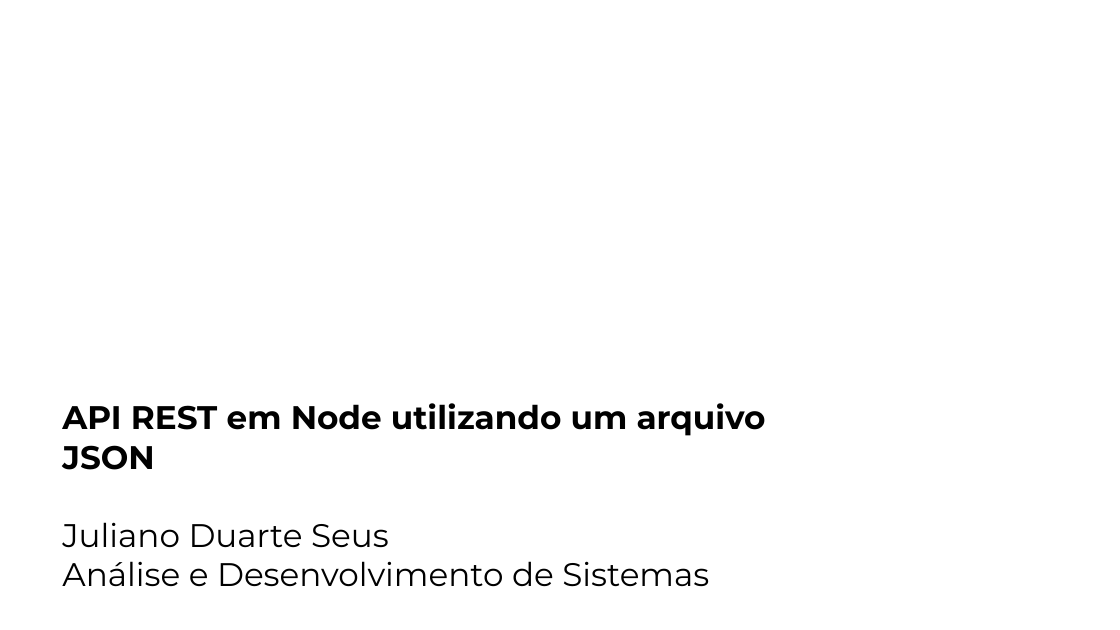
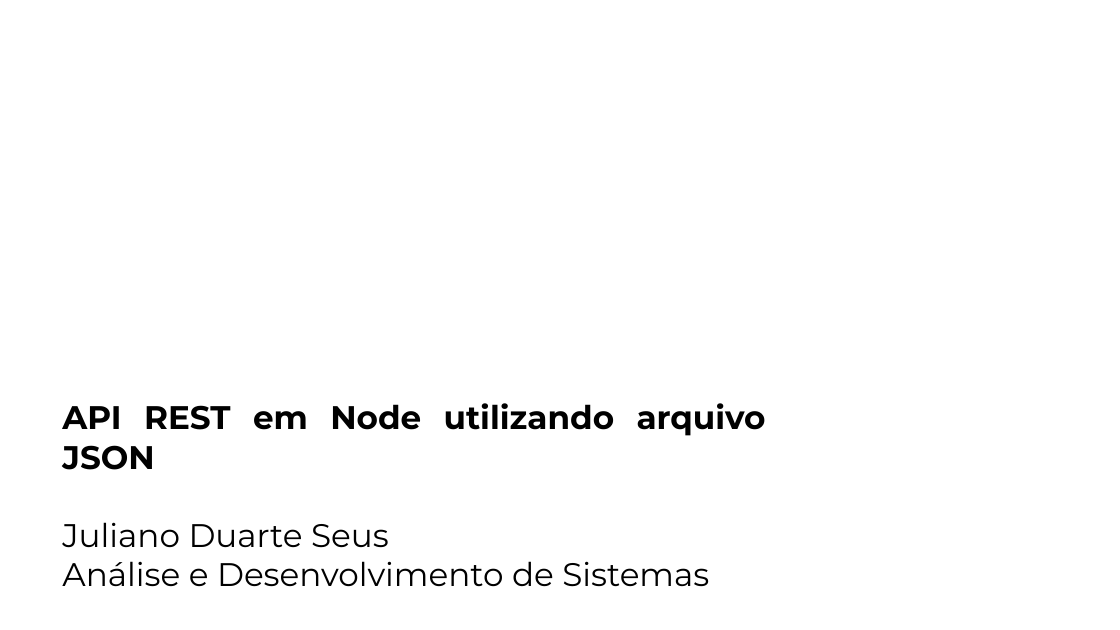
Before and after one commit to JdSeus/UCPEL_PI8, a slide deck: slide 1 of apresentacao.pptx. Drawn at 1120x630 pixels with LibreOffice and Linux fonts; fonts in the diff are those of the drawing; background and template pictures are left out. Boxes give left, top, right and bottom in pixels: in the first picture for what was removed or moved away, otherwise in the second. Text is boxed around its words. In the diff, an @@ line names an element or a change of style, - is before the commit and + after.

```diff
--- a/apresentacao.pptx
+++ b/apresentacao.pptx
@@ text at (x1=62, y1=403, x2=766, y2=470): text changed @@
-API REST em Node utilizando um arquivo JSON
+API REST em Node utilizando arquivo JSON
```
Also in this commit, not shown: 5 other slides changed, 5 slides added, 3 slides removed, 2 other files.
